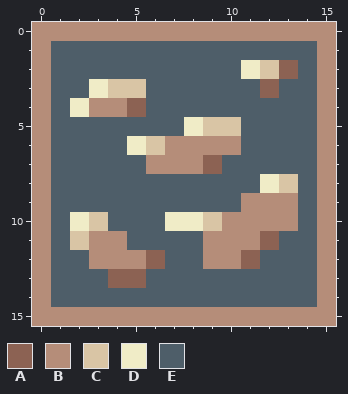
A pixel-art file gets an edit: assets/tiles/mineral/ore_copper.aseprite. Above, as it was before the edit.
16x16 pixels, 1 frame.
Palette (. is transparent): A #8c6253  B #b58d79  C #d9c5a5  D #f0ecc7  E #4e5e69
Pixels before, first column x 0:
 0 BBBBBBBBBBBBBBBB
 1 BEEEEEEEEEEEEEEB
 2 BEEEEEEEEEEDCAEB
 3 BEEDCCEEEEEEAEEB
 4 BEDBBAEEEEEEEEEB
 5 BEEEEEEEDCCEEEEB
 6 BEEEEDCBBBBEEEEB
 7 BEEEEEBBBAEEEEEB
 8 BEEEEEEEEEEEDCEB
 9 BEEEEEEEEEEBBBEB
10 BEDCEEEDDCBBBBEB
11 BECBBEEEEBBBAEEB
12 BEEBBBAEEBBAEEEB
13 BEEEAAEEEEEEEEEB
14 BEEEEEEEEEEEEEEB
15 BBBBBBBBBBBBBBBB
And afterwards:
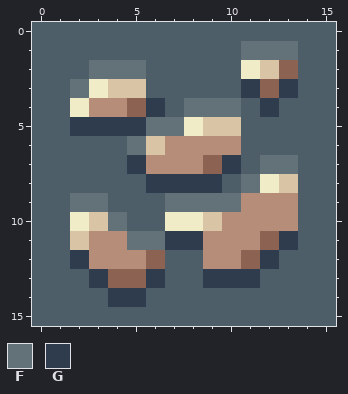
Colours new in this view: F #637178  G #2f3c4d
From old to new:
layer "Layer 2" added
Layers "Layer 2", "Layer 1":
Colour E replaces colour B in row 0 at x 0 to 15; in rows 1 to 14 at x 0 and 15; in row 15 at x 0 to 15.
Colour F replaces colour D in row 6 at x 5.
Colour F replaces colour E in row 1 at x 11 to 13; in row 2 at x 3 to 5; in row 3 at x 2; in row 4 at x 8 to 10; in row 5 at x 6 to 7; in row 7 at x 12 to 13.
Colour F replaces colour E in row 8 at x 11; in row 9 at x 2 to 3 and 7 to 10; in row 10 at x 4; in row 11 at x 5 to 6.
Colour G replaces colour E in row 3 at x 11 and 13; in row 4 at x 6 and 12; in row 5 at x 2 to 5; in row 7 at x 5 and 10; in row 8 at x 6 to 9; in row 11 at x 7 to 8 and 13.
Colour G replaces colour E in row 12 at x 2 and 12; in row 13 at x 3, 6 and 9 to 11; in row 14 at x 4 to 5.
